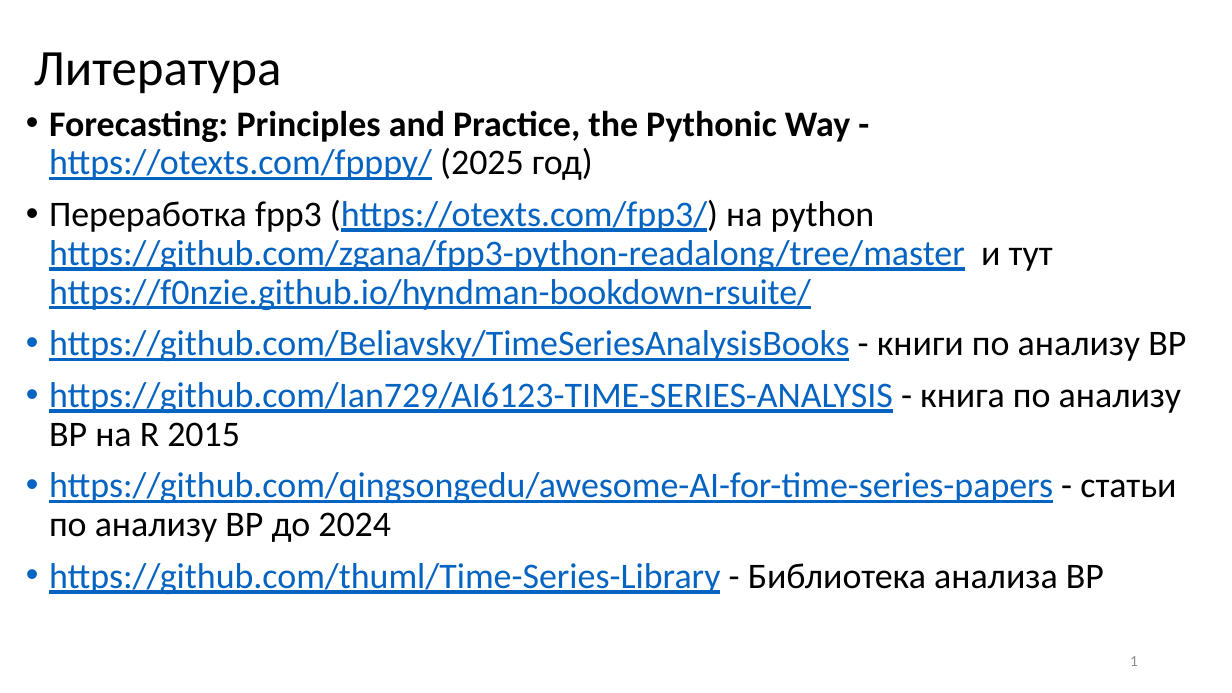
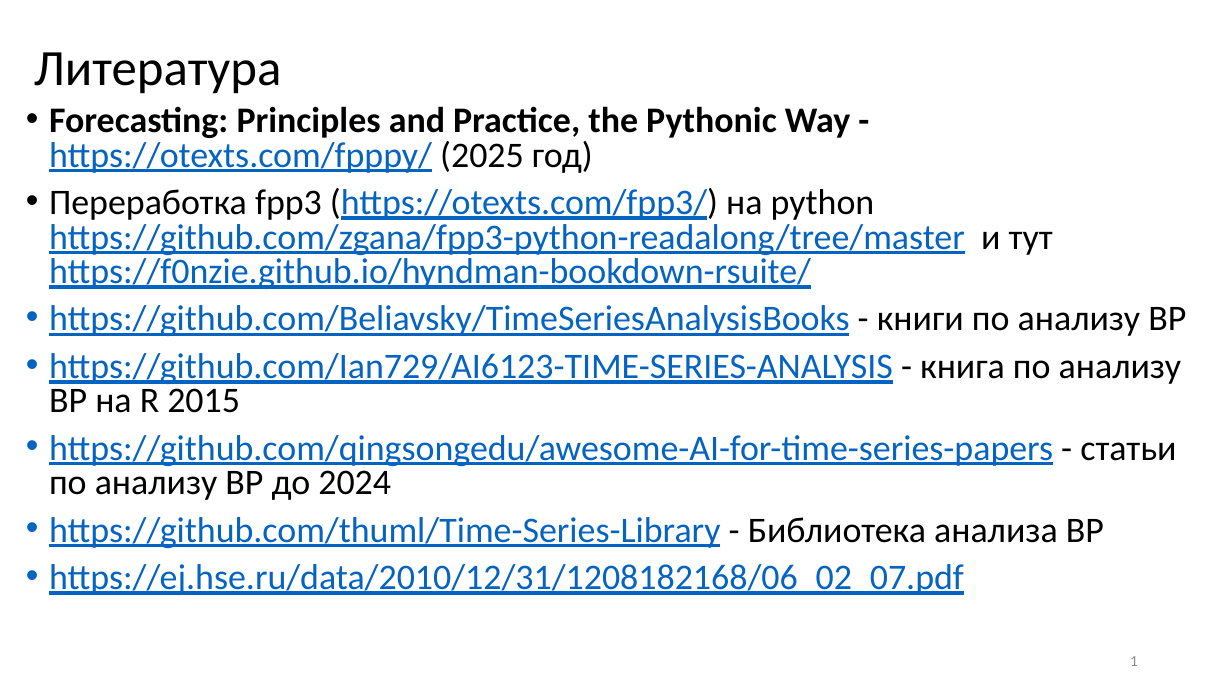
Before and after one commit to MVRonkin/TimeSeriesCourse, a slide deck: slide 1 of 2025/00 Литература.pptx. Drawn at 1232x693 pixels with LibreOffice and Linux fonts; fonts in the diff are those of the drawing. Boxes give left, top, right and bottom in pixels: in the first picture for what was removed or moved away, otherwise in the second. Text is boxed around its words. In the diff, an @@ line names an element or a change of style, - is before the commit and + after.

```diff
--- a/2025/00 Литература.pptx
+++ b/2025/00 Литература.pptx
@@ text at (49, 106, 1186, 548): line spacing 0.9 to 0.8 @@
@@ text at (49, 564, 964, 595): paragraph added @@
+• https://ej.hse.ru/data/2010/12/31/1208182168/06_02_07.pdf
```
Also in this commit, not shown: 2 other files.
